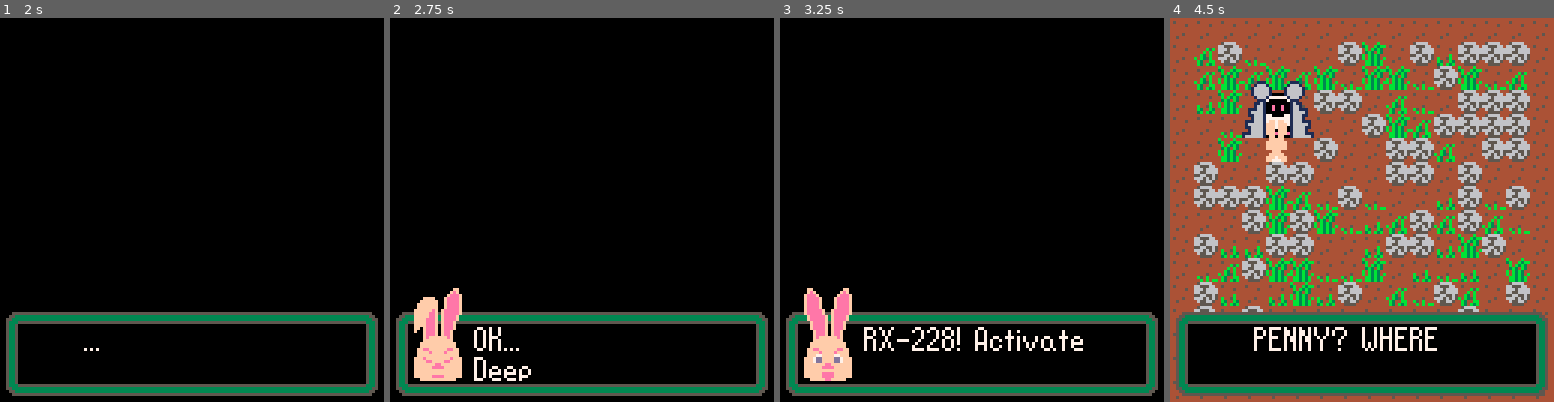
Above: before the commit, frames 1-4 (left to right).
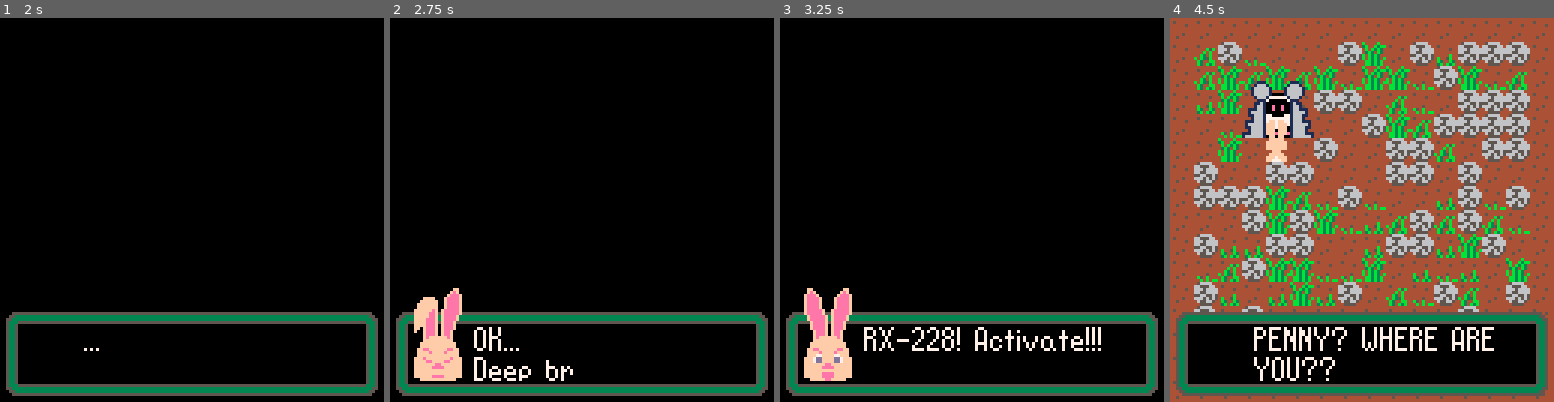
Above: after the commit, the same moments.

Repository: DeCarabas/pico_carts
Game: PICO-8 cartridge robo.p8
Same seed, same stepped clock (60 frames per second), same inputs: the game is played once before the commit and once after it.
Inputs:
- Up to frame 1 (2 s): tap X (X key) at 0.33, 1.07, 1.85 s; tap O (Z key) at 0.7, 1.7 s; hold Right from 1.6 s (still down)
- Up to frame 2 (2.75 s): release Right at 2.1 s; tap O (Z key) at 2.1, 2.5 s; hold Up 2.15-2.42 s; hold Right from 2.47 s (still down)
- Up to frame 3 (3.25 s): tap O (Z key) at 2.9 s; tap X (X key) at 2.97 s; release Right at 3.03 s; hold Left from 3.08 s (still down)
- Up to frame 4 (4.5 s): tap O (Z key) at 3.3, 3.7, 4.1 s; release Left at 3.58 s; hold Down 3.63-3.97 s; hold Right from 4.02 s (still down); tap X (X key) at 4.08 s

Frame 1 is identical in both runs. In frame 2, 0.1% of the frame differs, in the area x 40-48%, y 89-95%; in frame 3, 0.1%; in frame 4, 0.7%, in the area x 21-85%, y 80-95%.

Commit message:
Fixes and outlining?

Diff:
--- a/garbage_flower.p8
+++ b/garbage_flower.p8
@@ -143,6 +143,9 @@
  local flx=self.flx
 
  if self.stem then
+  palt(0, false)
+  palt(12, true)
+
   local sx=flr(x-16*scale/2)
   local sy=flr(y-16*scale)
 
@@ -154,6 +157,8 @@
    32+16*self.symm,48,16,16,
    sx,sy,16*scale,16*scale,
    flx)
+
+  palt()
  end
 
  local fx=flr(x-sz*scale/2)
--- a/robo.p8
+++ b/robo.p8
@@ -62,7 +62,6 @@
 -- [ ] lightning & fires
 --
 -- :todo: zelda rock sprites
--- :todo: energy fn
 -- :todo: tweak power usage
 
 -- the map is divided into 4
@@ -218,6 +217,7 @@
    assert(self.bits==8 and self.buffer==0)
 end
 
+--[[
 function test_pack()
    local s=stream:new_write(0x8000,256)
    for i=1,8 do
@@ -230,7 +230,7 @@
    end
    print("pass")
 end
-
+]]
 
 -- list all the sprite values that can be saved here.
 -- we store the index in this list (so it can fit in
@@ -1032,7 +1032,13 @@
 
 function draw_objective()
    if objective then
-      print("goal: "..objective,2,122,7)
+      local t = "goal: "..objective
+      color(0)
+      print(t,1,122)
+      print(t,3,122)
+      print(t,2,121)
+      print(t,2,123)
+      print(t,2,122,7)
    end
 end
 
@@ -1270,9 +1276,10 @@
    end
 
    for f in all(flowers) do
-      -- :todo: check wetness, allow water to grow faster.
-      --        (or at all?)
-      f.age=min(f.age+flower_rate,1)
+      if map_flag(f.x, f.y, 5) then
+         -- :todo: cutscene for dry flower?
+         f.age=min(f.age+flower_rate, 1)
+      end
    end
 end
 
@@ -1300,12 +1307,9 @@
 end
 
 function i_plant(item,tx,ty)
-   if map_flag(tx,ty,1) then
-      buzz()
-      return
-   end
-
-   if energy_level<plant_cost then
+   if map_flag(tx,ty,1) or
+      energy_level < plant_cost or
+      not map_flag(tx, tx, 4) then
       buzz()
       return
    end
@@ -1330,12 +1334,9 @@
 end
 
 function i_flower(item,tx,ty)
-   if map_flag(tx,ty,1) then
-      buzz()
-      return
-   end
-
-   if energy_level<plant_cost then
+   if map_flag(tx,ty,1) or
+      energy_level < plant_cost or
+      not map_flag(tx, tx, 4) then
       buzz()
       return
    end
@@ -1635,20 +1636,20 @@
          penny:show(base_x*8+4,base_y*8+16,0)
          blank_screen=true
       end,
-      "^penny?",
-      "^p^e^n^n^y!",
+      "Penny?",
+      "PENNY!",
       "...",
-      "^where is that girl?"
+      "Where is that girl?"
    },
 
    {
       p=py_mid_closed,
-      "^o^k...\n^deep breath..."
+      "OK...\nDeep breath..."
    },
 
    {
       p=py_up_intense,
-      "^r^x-228! ^activate!!!"
+      "RX-228! Activate!!!"
    },
 
    {
@@ -1656,12 +1657,12 @@
          blank_screen=false
       end,
       p=py_up_talk,
-      "^it... it works?",
-      "^it works!"
-   },
-
-   {
-      "^p^e^n^n^y? ^w^h^e^r^e ^a^r^e\n^y^o^u??"
+      "It... it works?",
+      "It works!"
+   },
+
+   {
+      "PENNY? WHERE ARE\nYOU??"
    },
 
    {
@@ -1669,7 +1670,7 @@
          penny:show(penny.x,penny.y,2)
       end,
       p=py_up_intense,
-      "^c^o^m^i^n^g ^m^o^m!"
+      "COMING MOM!"
    },
 
    {
@@ -1677,9 +1678,9 @@
          penny:show(penny.x,penny.y,0)
       end,
       p=py_mid_wry,
-      "^o^k. ^that's enough\nfor today.",
-      "^you sit tight.",
-      "^i'll be back soon to\nfinish up."
+      "OK. That's enough\nfor today.",
+      "You sit tight.",
+      "I'll be back soon to\nfinish up."
    },
 
    post=function()
@@ -1710,9 +1711,9 @@
          chapter = 2
       end,
       "...",
-      "^hey... how'd you get\nover there?",
-      "^oof...",
-      "^there you go!"
+      "Hey... how'd you get\nover there?",
+      "Oof...",
+      "There you go!"
    },
 
    {
@@ -1720,37 +1721,37 @@
          blank_screen=false
       end,
       p=py_mid_wry,
-      "^huh...",
-      "^i guess you really\n^d^o work!"
+      "Huh...",
+      "I guess you really\nDO work!"
    },
 
    {
       p=py_up_intense,
-      "^ha! ^i knew it!",
-      "^i ^a^m ^t^h^e ^b^e^s^t!"
+      "Ha! I knew it!",
+      "I AM THE BEST!"
    },
 
    {
       p=py_mid_talk,
-      "^well, ^i've finished\nthis base.",
-      "^if you stand there,\nyou'll recharge."
+      "Well, I've finished\nthis base.",
+      "If you stand there,\nyou'll recharge."
    },
 
    {
       p=py_mid_wry,
-      "^try not to run out\nof power, ok?"
-   },
-
-   {
-      "^p^e^n^n^y!",
-      "^t^h^a^t ^f^i^e^l^d ^c^l^e^a^r\n^y^e^t?"
+      "Try not to run out\nof power, ok?"
+   },
+
+   {
+      "PENNY!",
+      "THAT FIELD CLEAR\nYET?"
    },
 
    {
       p=py_mid_wry,
-      "^oh, uh...",
-      "^hey, help me clear\nthis field?",
-      "^mom wants a big\nclear space..."
+      "Oh, uh...",
+      "Hey, help me clear\nthis field?",
+      "Mom wants a big\nclear space..."
    },
 
    {
@@ -1760,7 +1761,7 @@
 
    {
       p=py_up_talk,
-      "^help me move these,\n^o^k?"
+      "Help me move these,\nOK?"
    },
 
    post=start_ch2
@@ -1820,12 +1821,13 @@
          penny:face(px, py)
       end,
       p=py_up_talk,
-      "^hey!\n^you did it!"
+      "Hey!\nYou did it!",
+      "Looks great!"
    },
 
    {
       p=py_mid_talk,
-      "^wait a bit, ^i'll be\nback!"
+      "Wait a bit, I'll be\nback!"
    },
 
    {
@@ -1842,15 +1844,15 @@
       end,
 
       p=py_mid_wry,
-      "^now, don't move, ^o^k?",
-      "^just gonna open you\nup..."
+      "Now, don't move, OK?",
+      "Just gonna open you\nup..."
    },
 
    {
       pre=function()
          d=2 -- look down (face penny)
          for i=1,2 do
-            sfx(1,3) -- tool sound
+            sfx(1, 3) -- tool sound
             yield()
             while stat(49)>=0 do
                yield()
@@ -1858,20 +1860,31 @@
          end
       end,
       p=py_mid_talk,
-      "^done!",
-      "^ok, check it out.\n^tools!",
-      "^i've given you some\nuseful stuff.",
-      "^you've got a\nwatering can...",
-      "...and this neat\nroto-tiller...",
-      "...and then this little\nseed pouch!"
+      "Done!",
+      "Ok, check it out.\nTools!",
+      "I've given you some\nuseful stuff.",
+      "You've got a\nwatering can...",
+      "...and this neat\nlittle plow...",
+      "...and then this seed\npouch!"
    },
 
    {
       p=py_mid_wry,
-      "^press 🅾️ to open the\nmenu to see."
-   },
-
-   {"^p^e^n^n^y!"},
+      "Press 🅾️ to open the\nmenu to see."
+   },
+
+   {
+      "PENNY!",
+      "YOU LEFT THE DOOR OPEN AGAIN!"
+   },
+
+   {
+      p=py_down_wry,
+      "Whoops....",
+      "She sounds mad.",
+      "Maybe some flowers will\ncheer her up...",
+      "Can you get me 3\n$1 flowers?"
+   },
 
    post=start_ch3
 }
@@ -1889,7 +1902,7 @@
          blank_screen=true
       end,
 
-      "^robo?\n^can you hear me?"
+      "Robo?\nCan you hear me?"
    },
 
    {
@@ -1897,19 +1910,19 @@
          blank_screen=false
       end,
       p=py_mid_wry,
-      "^oh, thank goodness."
+      "Oh, thank goodness."
    },
 
    {
       p=py_up_closed,
-      "^robo, you need to be\nmore careful!",
-      "^if you don't charge,\nyou'll get stuck!"
+      "Robo, you need to be\nmore careful!",
+      "If you don't charge,\nyou'll get stuck!"
    },
 
    {
       p=py_mid_wry,
-      "^don't worry.",
-      "^i'll always be there\nto help."
+      "Don't worry.",
+      "I'll always be there\nto help."
    },
 
    post=function()
@@ -2354,22 +2367,22 @@
 551110555511000000000000444554440000000000000000000000000000000000000000000000000fffff000fffff0077fffff0000000000000000000000000
 66d5106666dd51000000000044455444000000000000000000000000000000000000000000000000fff7fff0ffefeff0fffefff0000000000000000000000000
 776d1077776dd5500000000044444444000000000000000000000000000000000000000000000000ff777ff0ffefeff0ffffefff000000000000000000000000
-88221018888221000000000000000000000000000000000000000000000000000000000000000000f00000f0f00000f000000000000000000000000000000000
-9422104c999421000000000000000000000000000000000000000000000000000000000000000000f0fff0f0ff000ff000000000000000000000000000000000
-a9421047aa9942100000000000000111000000000000000000000000000000000000000000000000f0fef0f0ff000ff000000000000000000000000000000000
-bb3310bbbbb3310000000000000001a10000bb00000000000000000000000000000000000000000007dfd7000f070f0000000000000000000000000000000000
-ccd510ccccdd51100000000000001161000bbbb00000000000000000000000000000000000000000ff7f7ff00f777f0000000000000000000000000000000000
-d55110dddd5110000000000000001aa100bb00bb0000000000000000000000000000000000000000fdfffdf00ff7ff0000000000000000000000000000000000
-ee82101eee8822100000000000111661003b000b0000000000000000000000000000000000000000fdfffdf00fffff0000000000000000000000000000000000
-f94210f7fff9421000000000001aaaa1000bb0000000000000000000000000000000000000000000fdfffdf0fffffff000000000000000000000000000000000
-000000000000000066666666001166610003b0000000000000000000000000000000000000000000fffffff0fefffef000000000000000000000000000000000
-0000000000000000666666660001aaa10bb0bb000000000000000000000000000000000000000000fffffff0fefffef000000000000000000000000000000000
-000000000000000066566566011166613bbbbb00000000000000bb03b000000000000000000000000ff7ff00fefffef000000000000000000000000000000000
-00000000000000006656656601aaaaa103330b0000000000000033bbb00bb00000000000000000000f777f000f7f7f0000000000000000000000000000000000
-00000000000000006656656601166661000003b0000000000000003bb0b3300000000000000000000f070f00f7dfd7f000000000000000000000000000000000
-000000000000000066566566001aaaa10000003b0000000000000003bb3000000000000000000000ff000ff0f0fef0f000000000000000000000000000000000
-0000000000000000665665661116666100000003b000000000000003b00000000000000000000000ff000ff0f0fff0f000000000000000000000000000000000
-0000000000000000666666661aaaaaa100000003b000000000000003b00000000000000000000000f00000f0f00000f000000000000000000000000000000000
+88221018888221000000000000000000cccccccccccccccccccccccccccccccc0000000000000000f00000f0f00000f000000000000000000000000000000000
+9422104c999421000000000000000000cccccccccccccccccccccccccccccccc0000000000000000f0fff0f0ff000ff000000000000000000000000000000000
+a9421047aa9942100000000000000111cccc00cccccccccccccccccccccccccc0000000000000000f0fef0f0ff000ff000000000000000000000000000000000
+bb3310bbbbb3310000000000000001a1ccc0bb0ccccccccccccccccccccccccc000000000000000007dfd7000f070f0000000000000000000000000000000000
+ccd510ccccdd51100000000000001161cc0bbbb0cccccccccccccccccccccccc0000000000000000ff7f7ff00f777f0000000000000000000000000000000000
+d55110dddd5110000000000000001aa1c0bb00bb0ccccccccccccccccccccccc0000000000000000fdfffdf00ff7ff0000000000000000000000000000000000
+ee82101eee8822100000000000111661c03b0c0b0ccccccccccccccccccccccc0000000000000000fdfffdf00fffff0000000000000000000000000000000000
+f94210f7fff9421000000000001aaaa1cc0bb0c0cccccccccccccccccccccccc0000000000000000fdfffdf0fffffff000000000000000000000000000000000
+00000000000000006666666600116661c003b0cccccccccccccccccccccccccc0000000000000000fffffff0fefffef000000000000000000000000000000000
+0000000000000000666666660001aaa10bb0bb0ccccccccccccc00c00ccccccc0000000000000000fffffff0fefffef000000000000000000000000000000000
+000000000000000066566566011166613bbbbb0cccccccccccc0bb03b0c00ccc00000000000000000ff7ff00fefffef000000000000000000000000000000000
+00000000000000006656656601aaaaa103330b0cccccccccccc033bbb00bb0cc00000000000000000f777f000f7f7f0000000000000000000000000000000000
+00000000000000006656656601166661c00003b0cccccccccccc003bb0b330cc00000000000000000f070f00f7dfd7f000000000000000000000000000000000
+000000000000000066566566001aaaa1ccccc03b0ccccccccccccc03bb300ccc0000000000000000ff000ff0f0fef0f000000000000000000000000000000000
+00000000000000006656656611166661cccccc03b0cccccccccccc03b00ccccc0000000000000000ff000ff0f0fff0f000000000000000000000000000000000
+0000000000000000666666661aaaaaa1cccccc03b0cccccccccccc03b0cccccc0000000000000000f00000f0f00000f000000000000000000000000000000000
 cccccccccccccccccc53350000000500000000000000000000555500005555000055550000555500005555000055550066555500665555000006666000076000
 cccccccccccccccccc53350000000050000005000990909005777750057777500577755005777550057755500555555056677750566777500067777607666660
 cccc555555555555cc53350000000505000033500099999057777775577777555777755557775555577555555555555505667765056677656677666600000000
